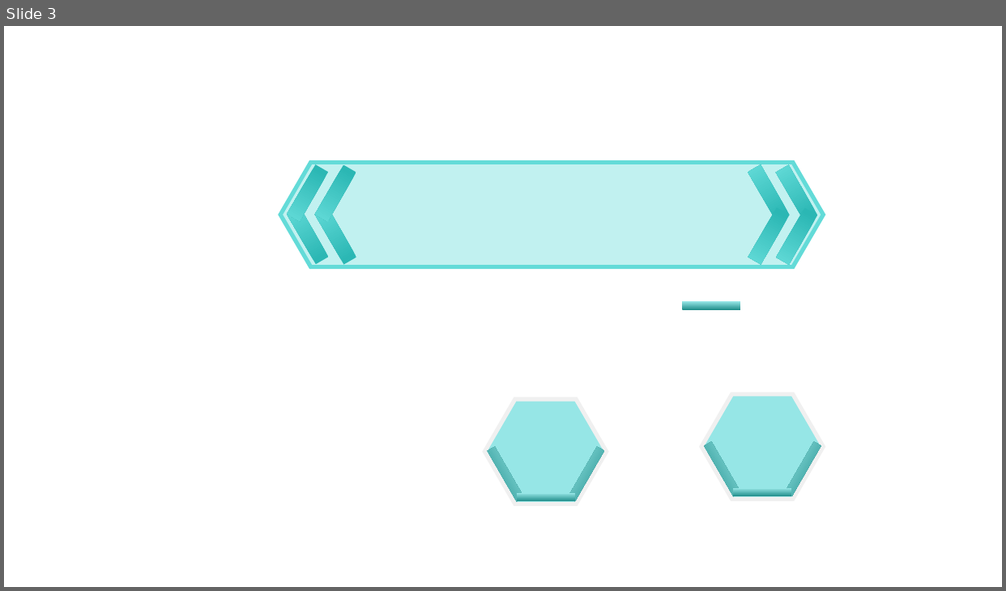
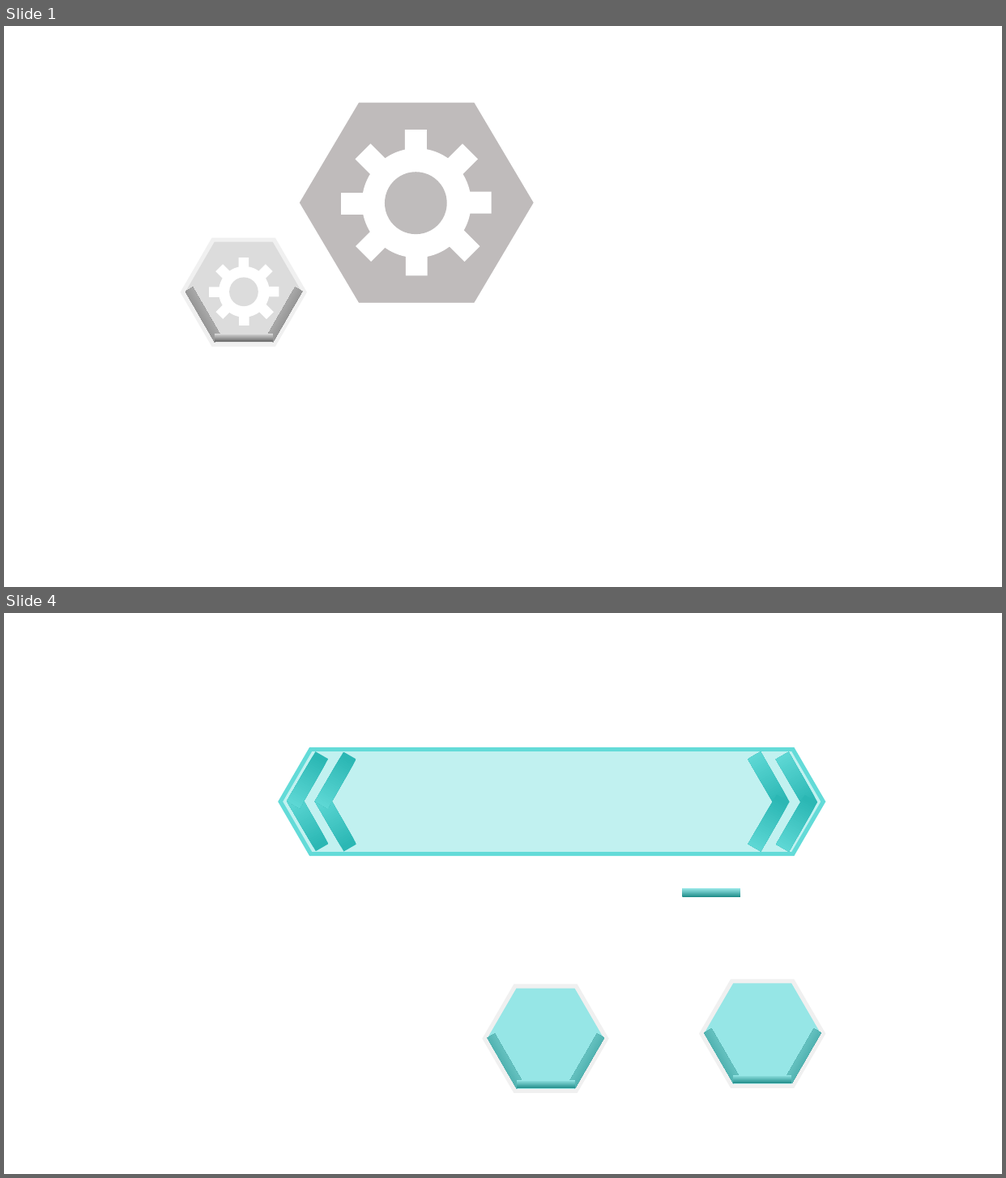
Before and after one commit to SNUGDC/Hextris, a slide deck: Hextris 아트 리소스.pptx. Shown one above the other, each under a label of ours: slide 3 before the commit, slides 1 and 4 after it; the slides between them are not shown. The pictures are 1006x591 and 1006x1178 pixels, drawn with LibreOffice and Linux fonts; fonts in the diff are those of the drawing. Boxes give left, top, right and bottom in pixels: in the first picture for what was removed or moved away, otherwise in the second. Text is boxed around its words. In the diff, an @@ line names an element or a change of style, - is before the commit and + after.

```diff
--- a/Hextris 아트 리소스.pptx
+++ b/Hextris 아트 리소스.pptx
@@ slide 1 added at <box>4,26,1002,587</box>, background #FFFFFF @@
@@ hexagon added at <box>297,101,535,305</box>, fill #AFABAB at 80% opacity, outline #FFFFFF 3 pt @@
@@ rectangle added at <box>356,143,393,181</box>, fill #FFFFFF @@
@@ rectangle added at <box>405,130,427,161</box>, fill #FFFFFF @@
@@ rectangle added at <box>441,144,479,182</box>, fill #FFFFFF @@
@@ ellipse added at <box>362,149,471,258</box>, fill #FFFFFF @@
@@ rectangle added at <box>341,194,373,215</box>, fill #FFFFFF @@
@@ ellipse added at <box>385,172,447,234</box>, fill #BFBCBC @@
@@ rectangle added at <box>460,192,492,214</box>, fill #FFFFFF @@
@@ rectangle added at <box>356,224,393,262</box>, fill #FFFFFF @@
@@ rectangle added at <box>442,224,479,262</box>, fill #FFFFFF @@
@@ group added at <box>183,240,305,345</box>: 11 rectangles, 2 ellipses, 1 hexagon @@
@@ rectangle added at <box>406,245,428,276</box>, fill #FFFFFF @@
@@ what was slide 3 is now slide 4 @@
```
Also in this commit, not shown: 1 slide changed, 1 other slide added, 1 slide removed, 7 other files.
